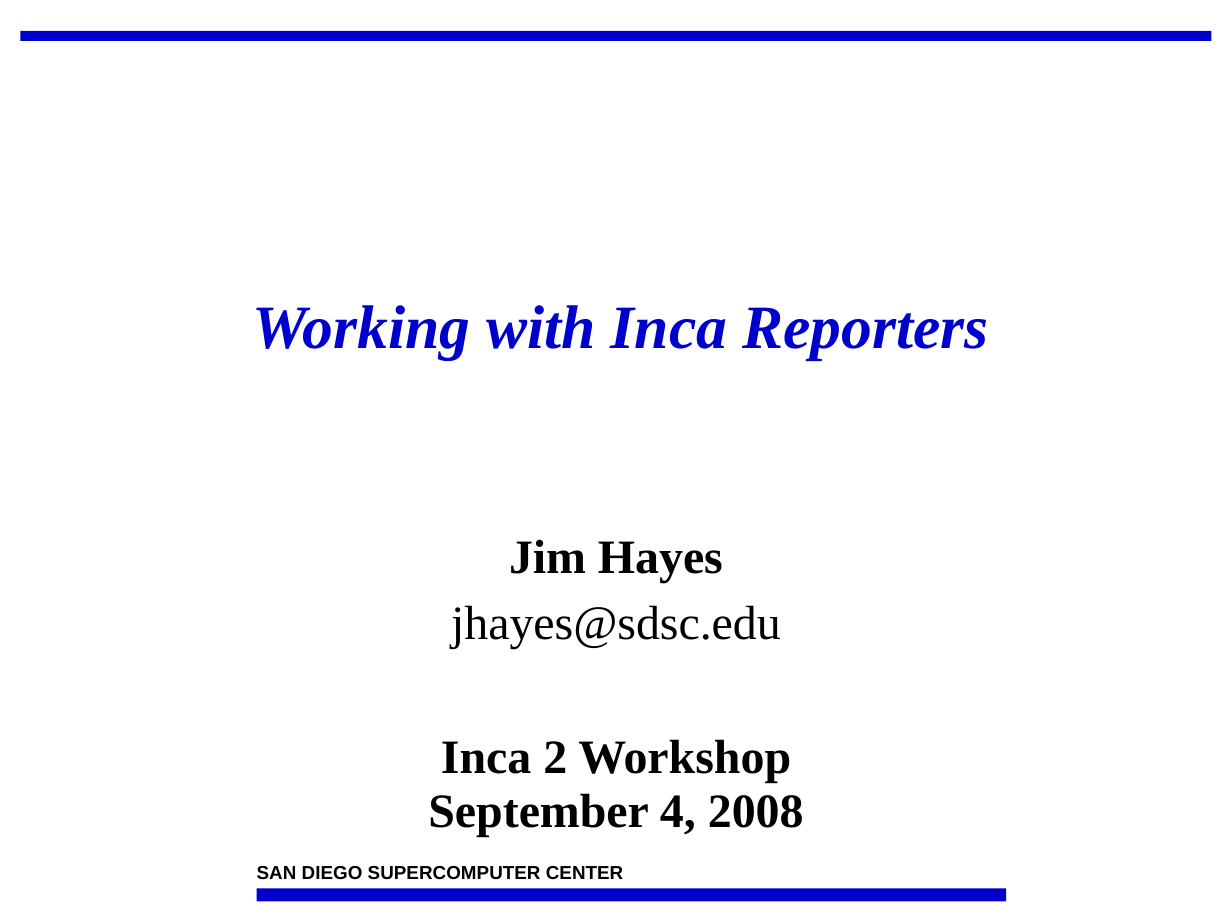
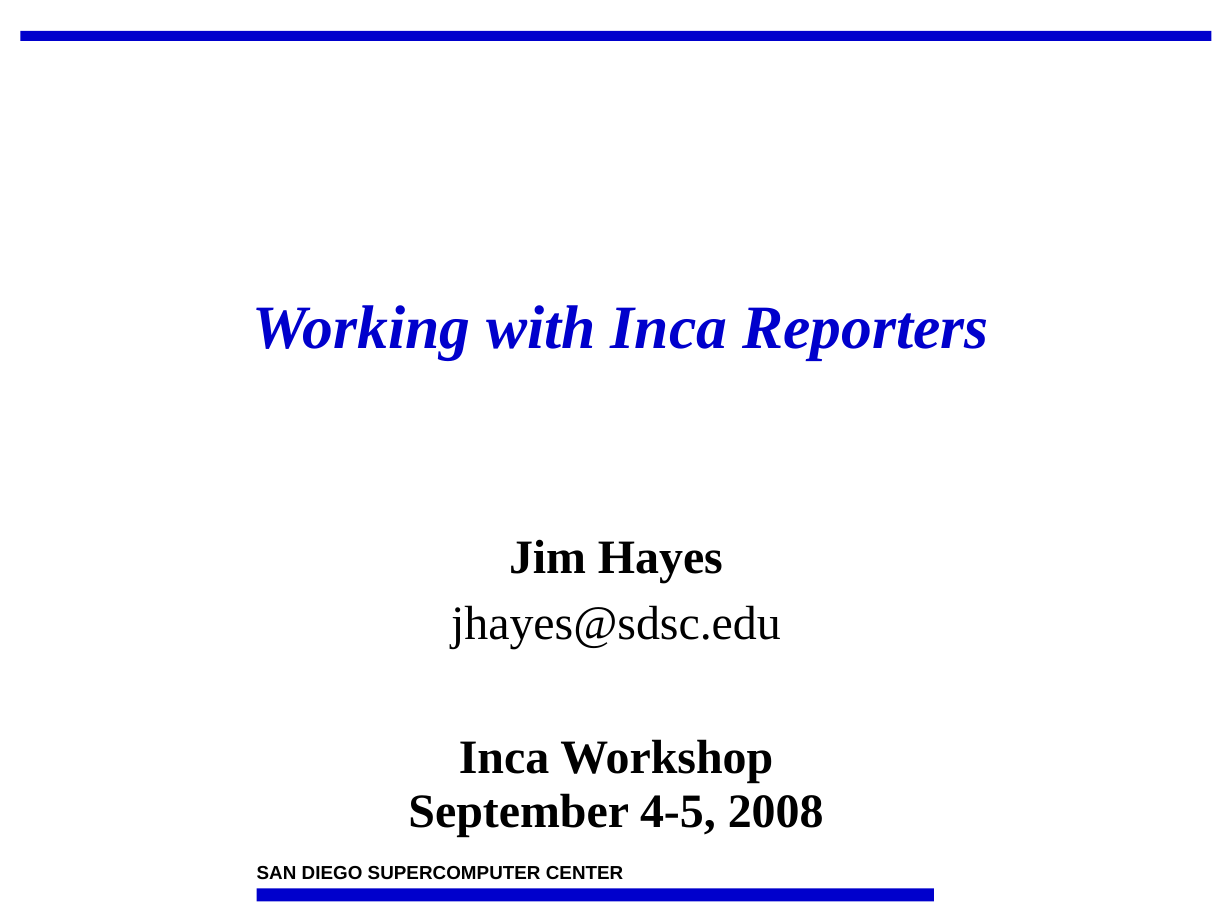
Before and after one commit to IncaProject/inca-xsede, a slide deck: slide 1 of talks/2008workshop/incaReporters.ppt. Drawn at 1232x924 pixels with LibreOffice and Linux fonts; fonts in the diff are those of the drawing; background and template pictures are left out. Boxes give left, top, right and bottom in pixels: in the first picture for what was removed or moved away, otherwise in the second. Text is boxed around its words. In the diff, an @@ line names an element or a change of style, - is before the commit and + after.

```diff
--- a/talks/2008workshop/incaReporters.ppt
+++ b/talks/2008workshop/incaReporters.ppt
@@ subtitle at <box>408,739,824,837</box>: text changed @@
-Inca 2 Workshop
-September 4, 2008
+Inca Workshop
+September 4-5, 2008
@@ rectangle: place and size @@
-rectangle at <box>256,888,1005,902</box>
+rectangle at <box>256,888,934,902</box>
```
Also in this commit, not shown: 28 other slides changed.
